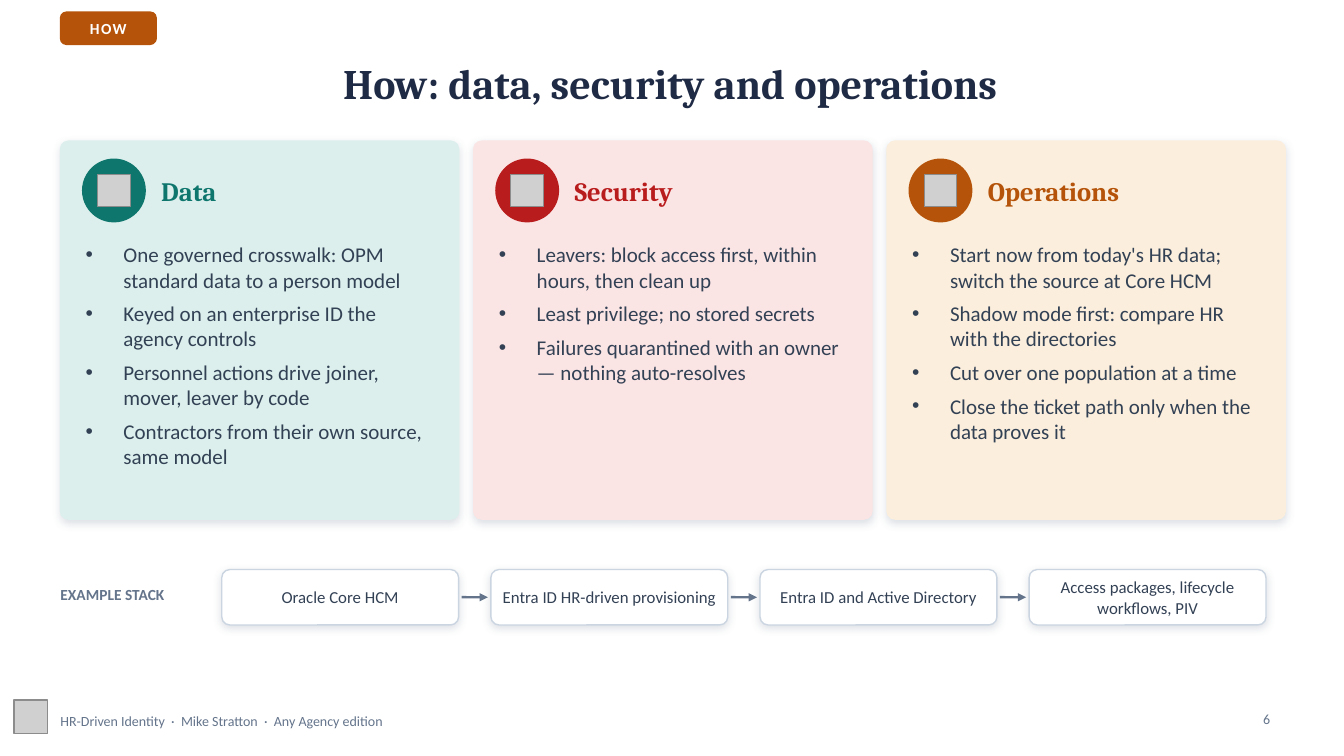
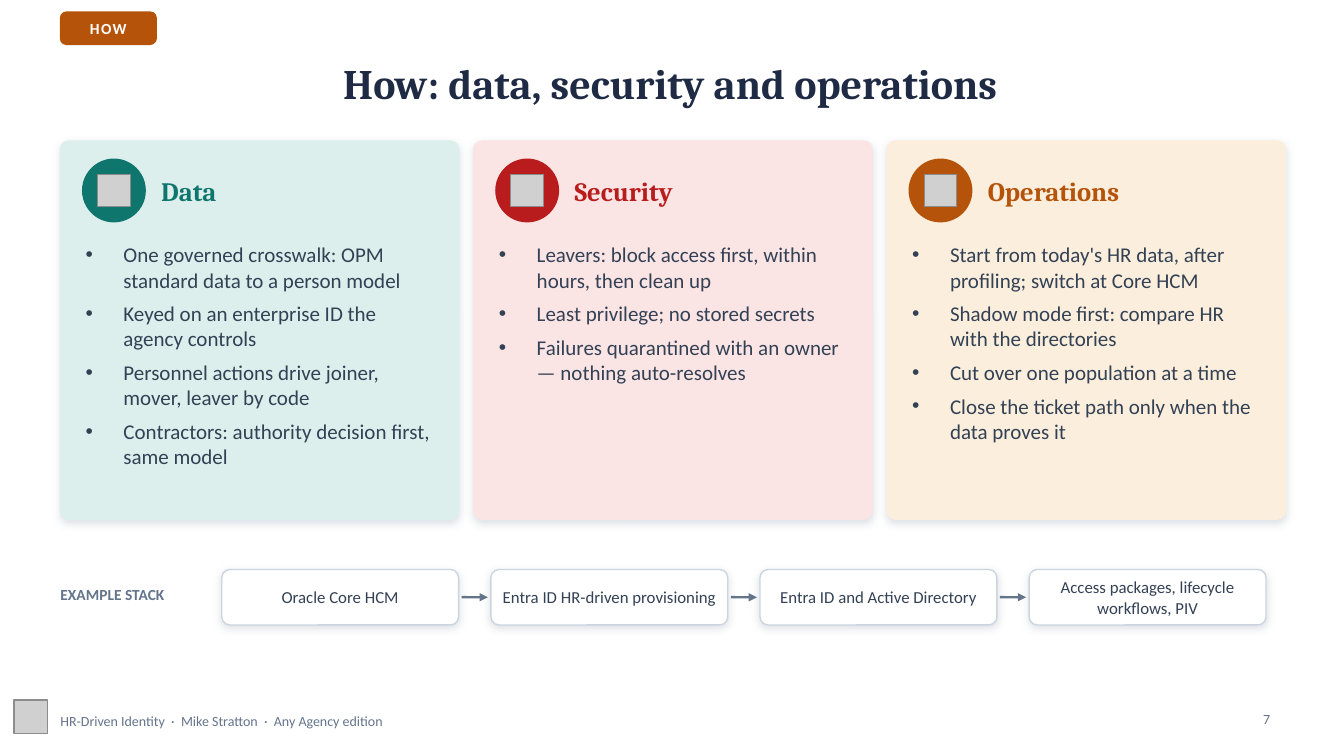
Before and after one commit to WhalerMike/modernization-workbook, a slide deck: slide 7 of presentations/hr-driven-identity-interview/HR_Driven_Identity_Exec_AnyAgency_Narrated.pptx (slide 6 before the commit). Drawn at 1344x756 pixels with LibreOffice and Linux fonts; fonts in the diff are those of the drawing; grey boxes stand for pictures; background and template pictures are left out. Boxes give left, top, right and bottom in pixels: in the first picture for what was removed or moved away, otherwise in the second. Text is boxed around its words. In the diff, an @@ line names an element or a change of style, - is before the commit and + after.

```diff
--- a/presentations/hr-driven-identity-interview/HR_Driven_Identity_Exec_AnyAgency_Narrated.pptx
+++ b/presentations/hr-driven-identity-interview/HR_Driven_Identity_Exec_AnyAgency_Narrated.pptx
@@ text at (950, 247, 1224, 292): text changed @@
-• Start now from today's HR data; switch the source at Core HCM
+• Start from today's HR data, after profiling; switch at Core HCM
@@ text at (123, 424, 429, 464): text changed @@
-• Contractors from their own source, same model
+• Contractors: authority decision first, same model
@@ page number at (1263, 715, 1270, 724): text changed @@
-6
+7
```
Also in this commit, not shown: 4 other slides changed, 2 slides added, 46 other files.
